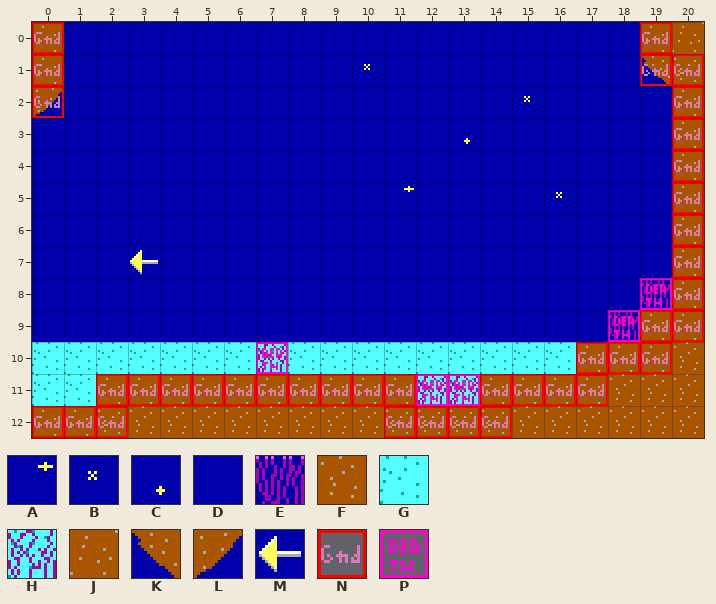
Level history. Tiled map: levels/0303.tmx. Above, as it was before the edit.
Cells are 16x16 px. Shown: x 0..20, y 0..12.
Key: from "Tileset": A 2, B 22, C 23, D 44, E 61, F 102, G 104, H 105, J 122, K 164, L 165, M 201; from "obj_layer": N 1, P 3.
_ is an empty cell.
Layer "bg" before, first column x 0:
 0 JDDDDDDDDDDDDDDDDDDJJ
 1 JDDDDDDDDDBDDDDDDDDKF
 2 LDDDDDDDDDDDDDDBDDDDJ
 3 DDDDDDDDDDDDDCDDDDDDJ
 4 DDDDDDDDDDDDDDDDDDDDJ
 5 DDDDDDDDDDDADDDDBDDDJ
 6 DDDDDDDDDDDDDDDDDDDDJ
 7 DDDMDDDDDDDDDDDDDDDDJ
 8 DDDDDDDDDDDDDDDDDDDEJ
 9 DDDDDDDDDDDDDDDDDDEJJ
10 GGGGGGGHGGGGGGGGGJJJF
11 GGJJJJJJJJJJHHJJJJFFF
12 JJFFFFFFFFFFFFFFFFFFF
Layer "col" before, first column x 0:
 0 N__________________N_
 1 N__________________NN
 2 N___________________N
 3 ____________________N
 4 ____________________N
 5 ____________________N
 6 ____________________N
 7 ____________________N
 8 ___________________PN
 9 __________________PNN
10 _______P_________NNN_
11 __NNNNNNNNNNPPNNNN___
12 NNN________NNNN______
And afterwards:
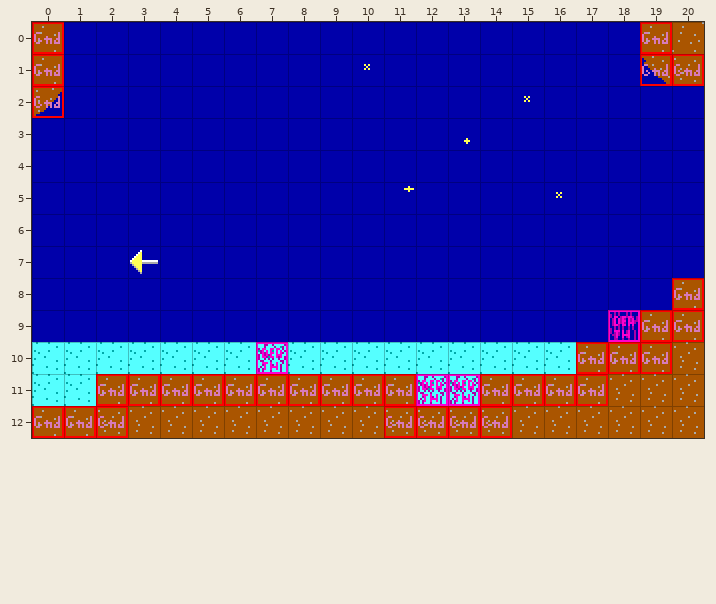
From old to new:
Layer "bg":
y 2..7: x 20 J -> D
y 8: x 19 E -> D
Layer "col":
y 2..7: x 20 N -> _
y 8: x 19 P -> _
